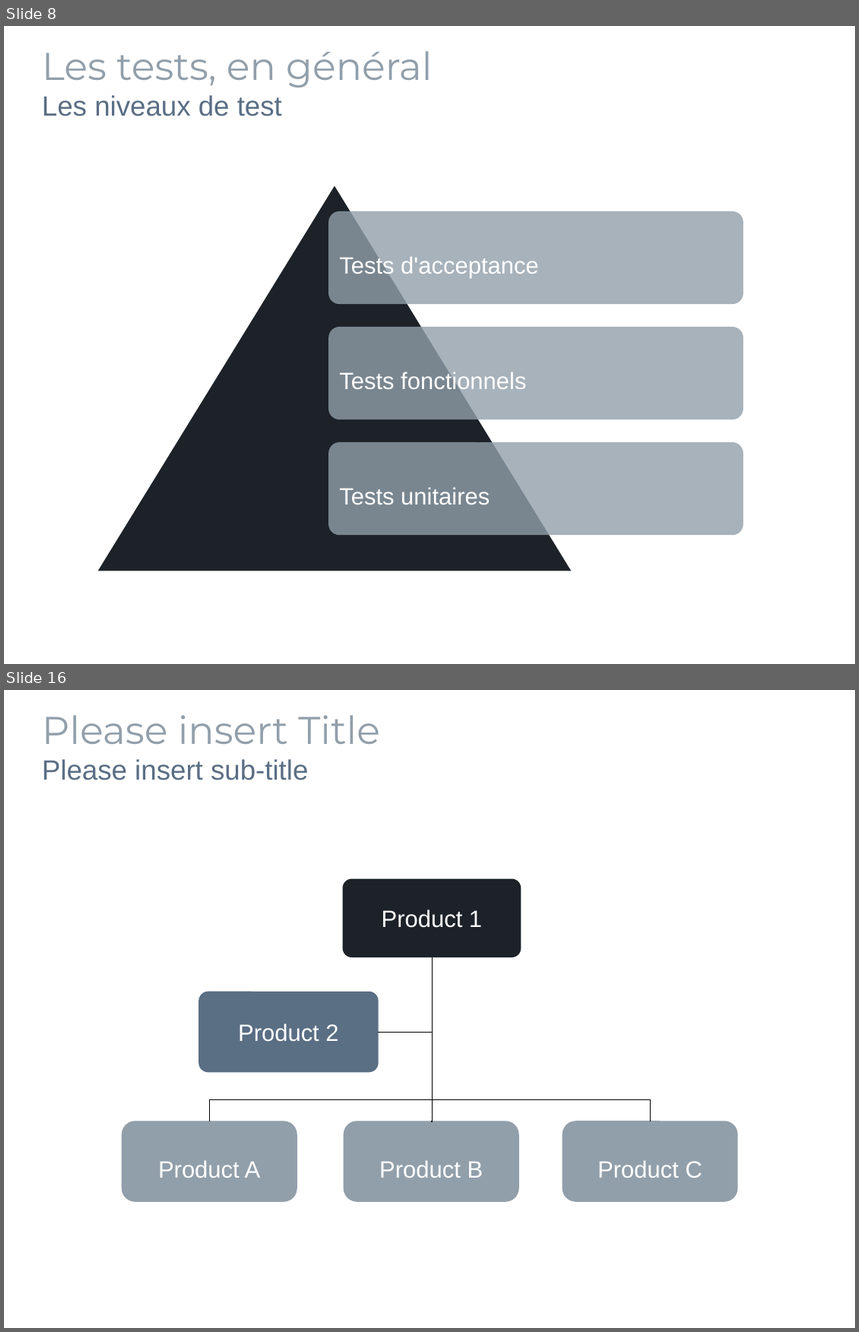
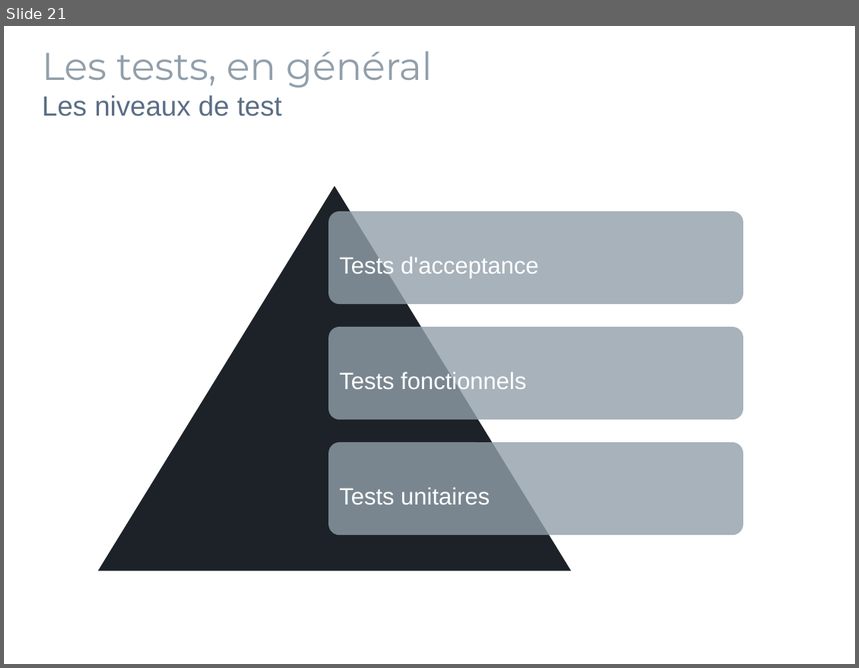
Before and after one commit to pbreault/TestsOnAndroid, a slide deck: Presentation.odp. Shown one above the other, each under a label of ours: slides 8 and 16 before the commit, slide 21 after it; the slides between them are not shown. The pictures are 859x1332 and 859x668 pixels, drawn with LibreOffice and Linux fonts; fonts in the diff are those of the drawing; background and template pictures are left out. Boxes give left, top, right and bottom in pixels: in the first picture for what was removed or moved away, otherwise in the second. Text is boxed around its words. In the diff, an @@ line names an element or a change of style, - is before the commit and + after.

```diff
--- a/Presentation.odp
+++ b/Presentation.odp
@@ slide 16 removed at [4, 690, 855, 1328], background picture (left out) @@
@@ text removed at [42, 715, 380, 780] @@
-Please insert Title
-Please insert sub-title
@@ rounded rectangle removed at [343, 879, 522, 958] @@
-Product 1
@@ elbow line removed from (432, 958) to (209, 1121) @@
@@ elbow line removed from (379, 1032) to (432, 958) @@
@@ elbow line removed from (432, 958) to (431, 1121) @@
@@ elbow line removed from (432, 958) to (651, 1121) @@
@@ rounded rectangle removed at [199, 992, 379, 1073] @@
-Product 2
@@ rounded rectangle removed at [121, 1121, 297, 1202] @@
-Product A
@@ rounded rectangle removed at [344, 1121, 519, 1202] @@
-Product B
@@ rounded rectangle removed at [563, 1121, 738, 1202] @@
-Product C
@@ what was slide 8 is now slide 21 @@
```
Also in this commit, not shown: 2 slides changed, 13 slides added, 12 other slides removed, 5 other files.
